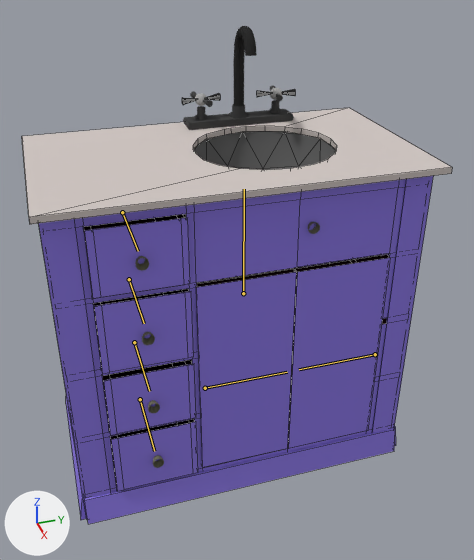
Two versions of the Blender file Assets/models/floor_2/bathroom01/bathroom01_sink_armature.blend, one commit apart.
One viewpoint serves both versions: a camera (50 mm lens) standing at (2.111, -0.758, 1.992) and looking at (0.144, -0.145, 0.822). Lighting does not change. The marker at lower left points along +X, +Y and +Z. The bones that bend it are drawn over the model as lines. Mesh edges are drawn as thin lines on the coarser meshes.

The first picture shows 'base', 'counter_top', 'door_left', 'door_right', 'drawer_1', 'drawer_2', 'drawer_3', 'drawer_4', 'sink_basin', 'trim_bottom', 'trim_front_left', 'trim_front_right'.
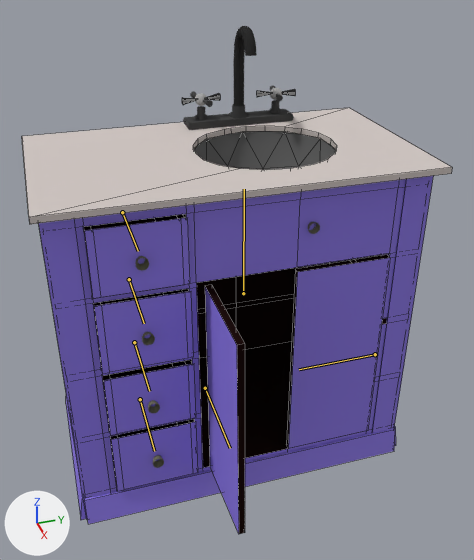
The newer file adds an action. The first version stands in its rest pose; the second is drawn at frame 1 of the action 'bathroom01_sink_doors_close.L'.

Where the change shows, as pixel boxes [x1, y1, x2, y2] in the pictures (474 x 560 px):
'door_left', posed (60% narrower, 25% taller)
    before: [195, 269, 296, 468]
    after: [205, 285, 245, 534]
bone 'cabinet_l_bone', root to tip
    before: (205, 388) to (287, 372)
    after: (205, 388) to (230, 448)

The edits, one by one:
Bone 'cabinet_l_bone' (bone_cabinet_l_bone) turns from (0, 0, 0) to (0, 0, 90) degrees about its own x, y and z.
